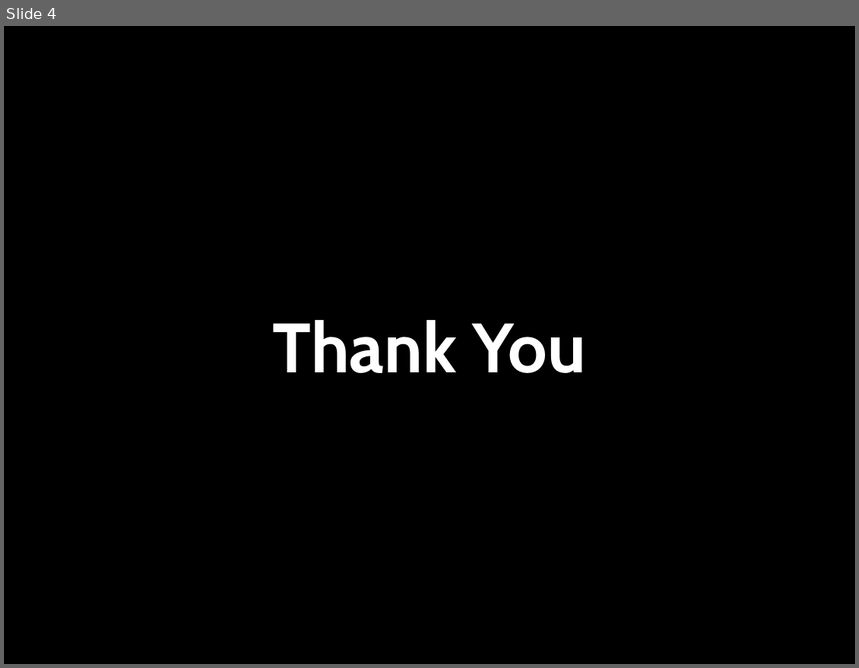
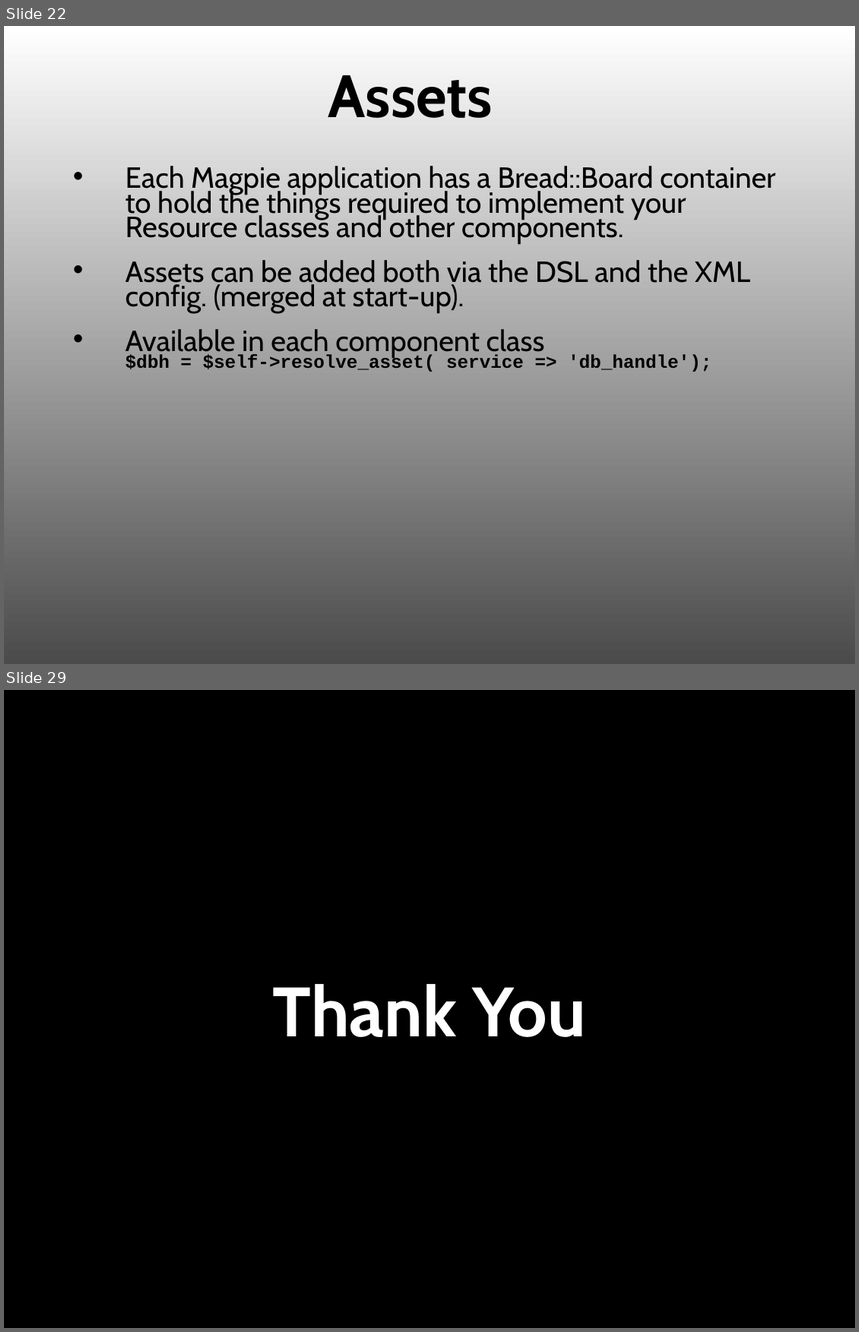
Before and after one commit to ubu/yapcna_2012, a slide deck: magpie.ppt. Shown one above the other, each under a label of ours: slide 4 before the commit, slides 22 and 29 after it; the slides between them are not shown. The pictures are 859x668 and 859x1332 pixels, drawn with LibreOffice and Linux fonts; fonts in the diff are those of the drawing. Boxes give left, top, right and bottom in pixels: in the first picture for what was removed or moved away, otherwise in the second. Text is boxed around its words. In the diff, an @@ line names an element or a change of style, - is before the commit and + after.

```diff
--- a/magpie.ppt
+++ b/magpie.ppt
@@ slide 22 added at [4,26,855,664], background gradient #FFFFFF to #4B4B4B @@
@@ title added at [328,75,493,118], 72 pt, text #000000, bold @@
+Assets
@@ text added at [126,166,775,372], 35.1 pt, text #000000 @@
+• Each Magpie application has a Bread::Board container to hold the things required to implement your Resource classes and other components.
+• Assets can be added both via the DSL and the XML config. (merged at start-up).
+• Available in each component class
+  $dbh = $self->resolve_asset( service => 'db_handle');
@@ what was slide 4 is now slide 29 @@
```
Also in this commit, not shown: 2 slides changed, 24 other slides added, 5 other files.
